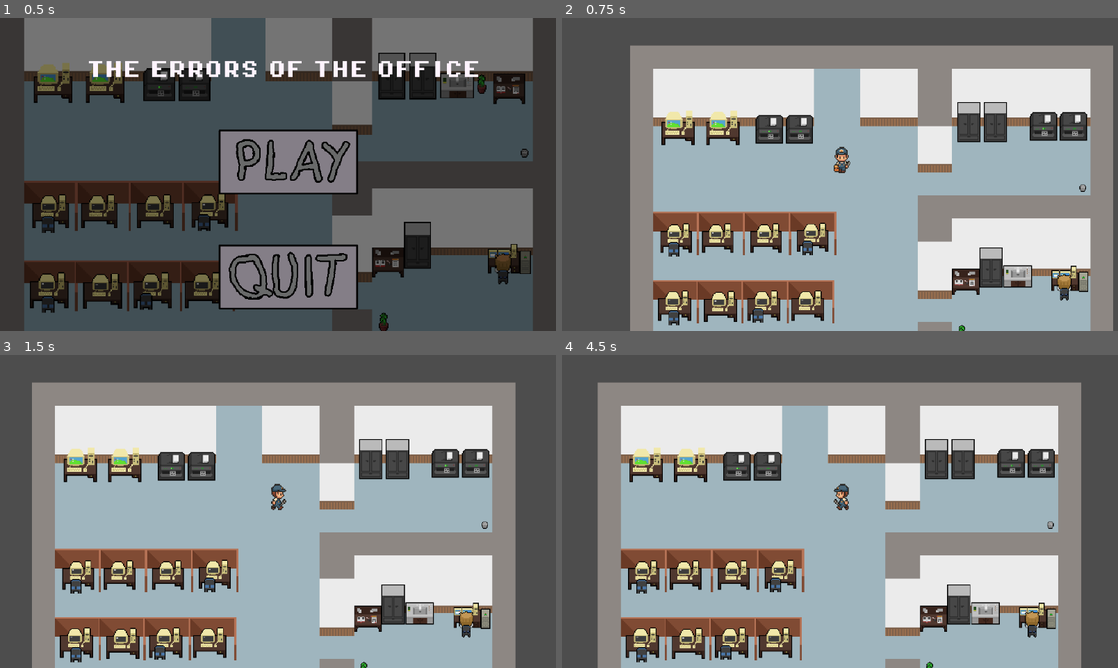
Above: before the commit, frames 1-4 (two rows, left to right).
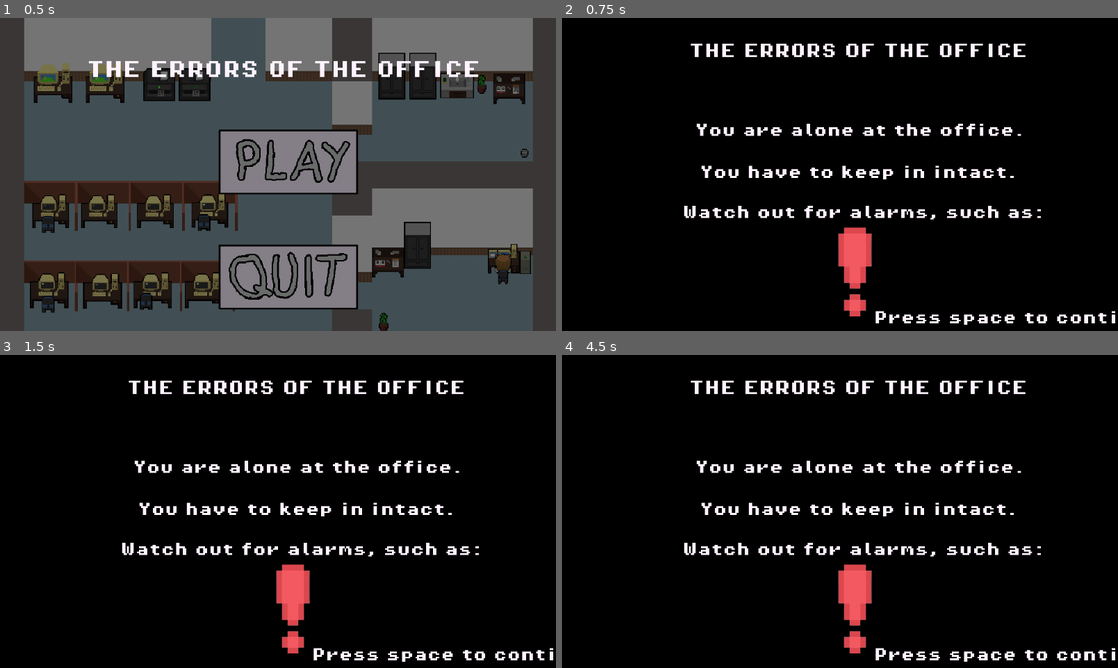
Above: after the commit, the same moments.

Repository: Lenni707/gamejam
Game: Godot game, scene res://Scenes/title_screen.tscn
Two runs of this game, one before a commit and one after it. Both use one fixed random seed, a clock stepped at 60 frames per second and the inputs below. This scene is started directly instead of the project's main scene.
Inputs (mouse positions are in pixels of both pictures, inside the frame that each line leads up to):
- Up to frame 1 (0.5 s): no input
- Up to frame 2 (0.75 s): click "THE ERRORS OF THE OFFICE" at 0.5 s
- Up to frame 3 (1.5 s): tap Space at 1.25 s; move the mouse to (400, 495) at 1.27 s; hold D (right) from 1.28 s (still down); hold E (Interagieren) from 1.28 s (still down); click (400, 495) at 1.42 s
- Up to frame 4 (4.5 s): tap Enter (ui_accept) at 1.52 s; release D (right) at 2 s; release E (Interagieren) at 2 s; tap Space every 0.75 s from 2 to 4.25 s; drag from (728, 527) to (612, 574) at 2.02 s; move the mouse to (895, 442) at 2.77 s; hold D (right) 2.78-3.5 s; hold E (Interagieren) 2.78-3.5 s; drag from (812, 574) to (656, 574) at 3.52 s; move the mouse to (1006, 558) at 4.27 s; hold A (left) from 4.28 s (still down); hold E (Interagieren) from 4.28 s (still down)

Frame 1 is identical in both runs. In frame 2, 99% of the frame differs, in the area x 0-100%, y 0-100%; in frame 3, 99%; in frame 4, 99%.

Commit message:
explaing scene

Diff:
--- /dev/null
+++ b/Scenes/explaining.tscn
@@ -0,0 +1,71 @@
+[gd_scene load_steps=3 format=3 uid="uid://bvmfcr632kxoy"]
+
+[ext_resource type="FontFile" uid="uid://cykpy8xitxqbn" path="res://Assets/fonts/PixelOperator8-Bold.ttf" id="1_ep4ju"]
+[ext_resource type="Texture2D" uid="uid://dilgb5kpsc3ny" path="res://Assets/free-office-pixel-art/alarm.png" id="2_ut8do"]
+
+[node name="Control" type="Control"]
+layout_mode = 3
+anchors_preset = 0
+offset_right = 40.0
+offset_bottom = 40.0
+
+[node name="ColorRect" type="ColorRect" parent="."]
+layout_mode = 0
+offset_right = 1241.0
+offset_bottom = 660.0
+color = Color(0, 0, 0, 1)
+
+[node name="Label" type="Label" parent="."]
+offset_left = 263.0
+offset_top = 53.0
+offset_right = 611.0
+offset_bottom = 72.0
+scale = Vector2(2.015, 2.015)
+theme_override_colors/font_color = Color(1, 0.956863, 1, 1)
+theme_override_fonts/font = ExtResource("1_ep4ju")
+text = "THE ERRORS OF THE OFFICE"
+
+[node name="Label2" type="Label" parent="."]
+offset_left = 275.0
+offset_top = 219.0
+offset_right = 663.0
+offset_bottom = 238.0
+scale = Vector2(1.76, 1.76)
+theme_override_colors/font_color = Color(1, 0.956863, 1, 1)
+theme_override_fonts/font = ExtResource("1_ep4ju")
+text = "You are alone at the office."
+
+[node name="Label3" type="Label" parent="."]
+offset_left = 285.0
+offset_top = 306.0
+offset_right = 673.0
+offset_bottom = 325.0
+scale = Vector2(1.76, 1.76)
+theme_override_colors/font_color = Color(1, 0.956863, 1, 1)
+theme_override_fonts/font = ExtResource("1_ep4ju")
+text = "You have to keep in intact."
+
+[node name="Label4" type="Label" parent="."]
+offset_left = 249.0
+offset_top = 389.0
+offset_right = 675.0
+offset_bottom = 408.0
+scale = Vector2(1.76, 1.76)
+theme_override_colors/font_color = Color(1, 0.956863, 1, 1)
+theme_override_fonts/font = ExtResource("1_ep4ju")
+text = "Watch out for alarms, such as:"
+
+[node name="Label5" type="Label" parent="."]
+offset_left = 646.0
+offset_top = 607.0
+offset_right = 1072.0
+offset_bottom = 626.0
+scale = Vector2(1.76, 1.76)
+theme_override_colors/font_color = Color(1, 0.956863, 1, 1)
+theme_override_fonts/font = ExtResource("1_ep4ju")
+text = "Press space to continue"
+
+[node name="Alarm" type="Sprite2D" parent="."]
+position = Vector2(607, 526)
+scale = Vector2(0.54, 0.54)
+texture = ExtResource("2_ut8do")
--- a/Scenes/title_screen.tscn
+++ b/Scenes/title_screen.tscn
@@ -39,10 +39,10 @@
 
 [node name="Label" type="Label" parent="VBoxContainer/TextureButton"]
 layout_mode = 0
-offset_left = -202.575
-offset_top = -79.8284
-offset_right = 291.425
-offset_bottom = -60.8284
+offset_left = -203.0
+offset_top = -80.0
+offset_right = 145.0
+offset_bottom = -61.0
 scale = Vector2(2.015, 2.015)
 theme_override_colors/font_color = Color(1, 0.956863, 1, 1)
 theme_override_fonts/font = ExtResource("4_55kwv")
--- a/scripts/title_screen.gd
+++ b/scripts/title_screen.gd
@@ -2,7 +2,7 @@
 
 
 func _on_texture_button_pressed() -> void: # play
-	get_tree().change_scene_to_file("res://Scenes/game.tscn")
+	get_tree().change_scene_to_file("res://Scenes/explaining.tscn")
 
 
 func _on_texture_button_2_pressed() -> void: # quit
